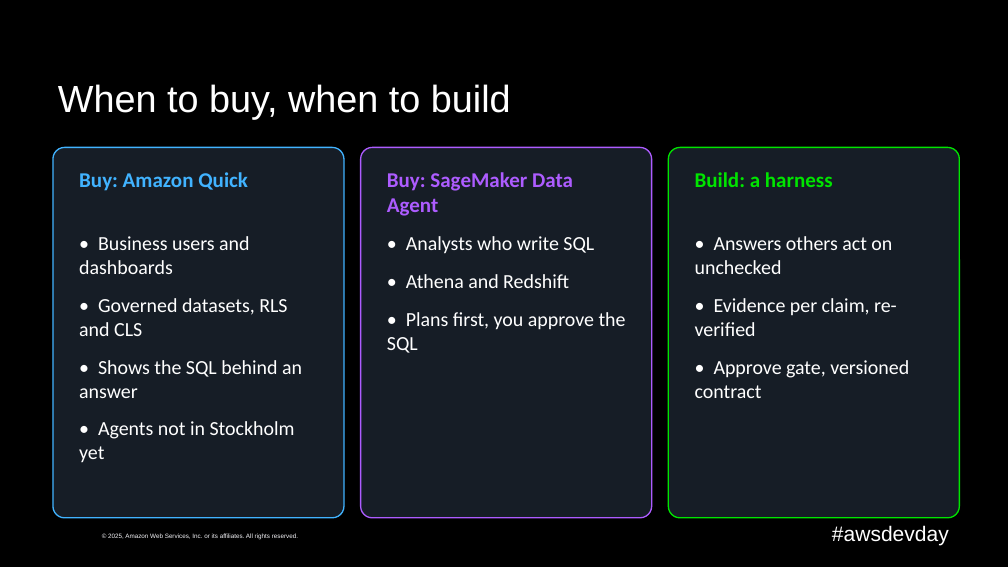
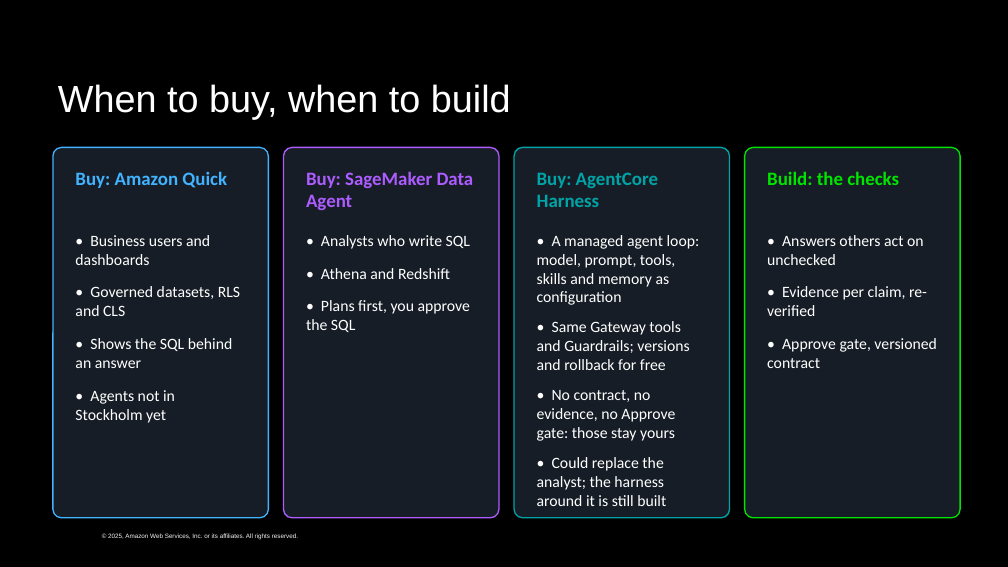
Before and after one commit to caroline-cah/lakehouse-harness, a slide deck: slide 26 of talk/harness-engineering-live.pptx (slide 30 before the commit). Drawn at 1008x567 pixels with LibreOffice and Linux fonts; fonts in the diff are those of the drawing; background and template pictures are left out. Boxes give left, top, right and bottom in pixels: in the first picture for what was removed or moved away, otherwise in the second. Text is boxed around its words. In the diff, an @@ line names an element or a change of style, - is before the commit and + after.

```diff
--- a/talk/harness-engineering-live.pptx
+++ b/talk/harness-engineering-live.pptx
@@ rounded rectangle: place and size @@
-rounded rectangle at box(53, 147, 344, 518)
+rounded rectangle at box(53, 147, 268, 518)
@@ rounded rectangle: place and size @@
-rounded rectangle at box(361, 147, 652, 518)
+rounded rectangle at box(284, 147, 499, 518)
@@ rounded rectangle added at box(514, 147, 730, 518), fill #161D26, outline #00A4A6 1.25 pt @@
@@ rounded rectangle: place and size @@
-rounded rectangle at box(668, 147, 960, 518)
+rounded rectangle at box(745, 147, 960, 518)
@@ text "Buy: Amazon Quick" at box(75, 171, 227, 188): size 20 to 18 pt @@
@@ text "Buy: SageMaker Data Agent" at box(306, 171, 474, 210): size 20 to 18 pt @@
@@ text "Buy: SageMaker Data Agent": place and size @@
-text "Buy: SageMaker Data Agent" at box(387, 172, 573, 216)
+text "Buy: SageMaker Data Agent" at box(306, 171, 474, 210)
@@ text added at box(537, 172, 658, 207), 18 pt, text #00A4A6, bold @@
+Buy: AgentCore Harness
@@ text at box(767, 171, 899, 185): text changed; size 20 to 18 pt @@
-Build: a harness
+Build: the checks
@@ size 19 to 15 pt in 3 elements at box(767, 235, 936, 368), box(75, 235, 240, 423), box(306, 235, 470, 332) @@
@@ text "• Analysts who write SQL": place and size @@
-text "• Analysts who write SQL" at box(387, 236, 626, 353)
+text "• Analysts who write SQL" at box(306, 235, 470, 332)
@@ text added at box(537, 235, 700, 506), 15 pt, text #FFFFFF @@
+• A managed agent loop: model, prompt, tools, skills and memory as configuration
+• Same Gateway tools and Guardrails; versions and rollback for free
+• No contract, no evidence, no Approve gate: those stay yours
+• Could replace the analyst; the harness around it is still built
@@ text "• Answers others act on ...": place and size @@
-text "• Answers others act on ..." at box(695, 236, 909, 398)
+text "• Answers others act on ..." at box(767, 235, 936, 368)
@@ text removed at box(832, 525, 949, 545) @@
-#awsdevday
```
Also in this commit, not shown: 28 other slides changed, 3 slides added, 9 slides removed, 32 other files.
